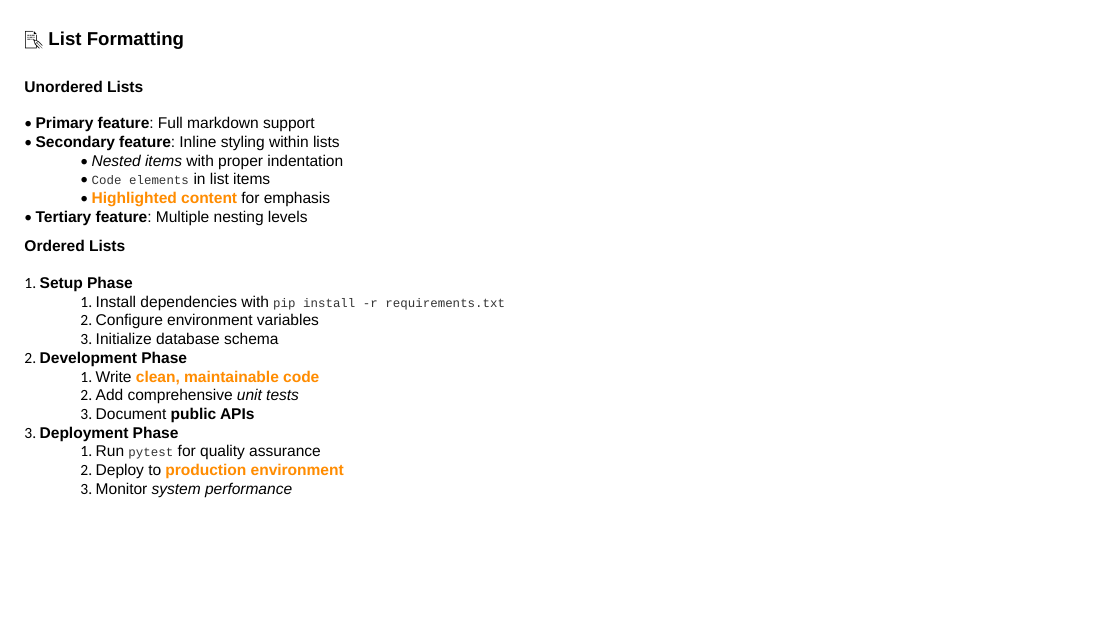
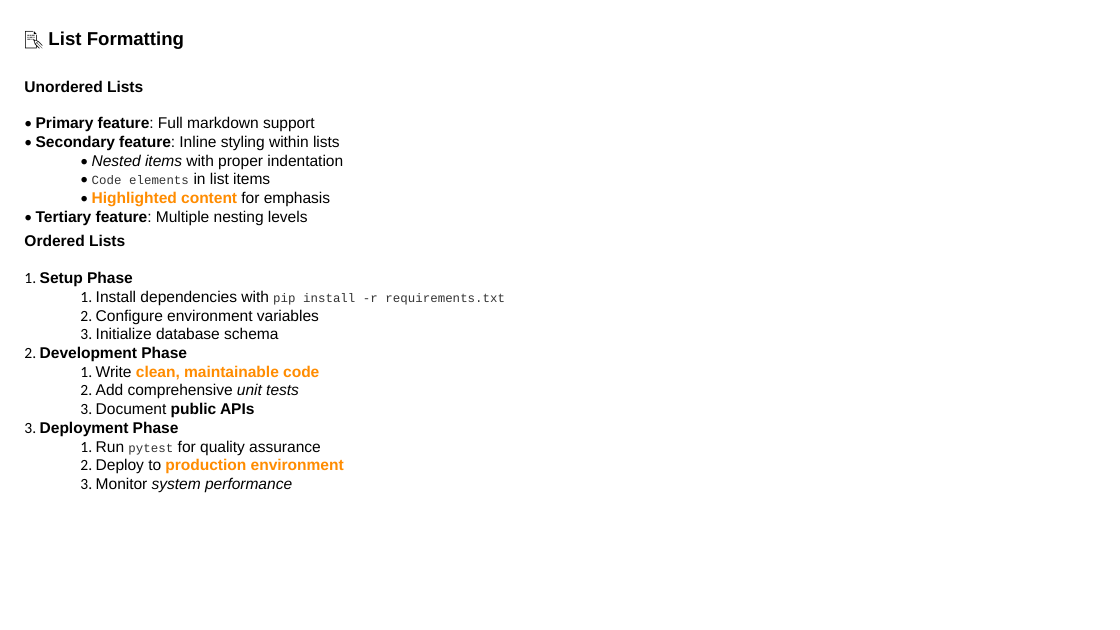
Before and after one commit to louisazhou/slidegenerator, a slide deck: slide 7 of output/comprehensive_demo_default.pptx. Drawn at 1120x630 pixels with LibreOffice and Linux fonts; fonts in the diff are those of the drawing. Boxes give left, top, right and bottom in pixels: in the first picture for what was removed or moved away, otherwise in the second. Text is boxed around its words. In the diff, an @@ line names an element or a change of style, - is before the commit and + after.

```diff
--- a/output/comprehensive_demo_default.pptx
+++ b/output/comprehensive_demo_default.pptx
@@ text "Ordered Lists": place and size @@
-text "Ordered Lists" at [24, 239, 125, 251]
+text "Ordered Lists" at [24, 234, 125, 246]
@@ text "1. Setup Phase": place and size @@
-text "1. Setup Phase" at [24, 276, 505, 497]
+text "1. Setup Phase" at [24, 271, 505, 492]
```
Also in this commit, not shown: 6 other slides changed, 10 other files.
